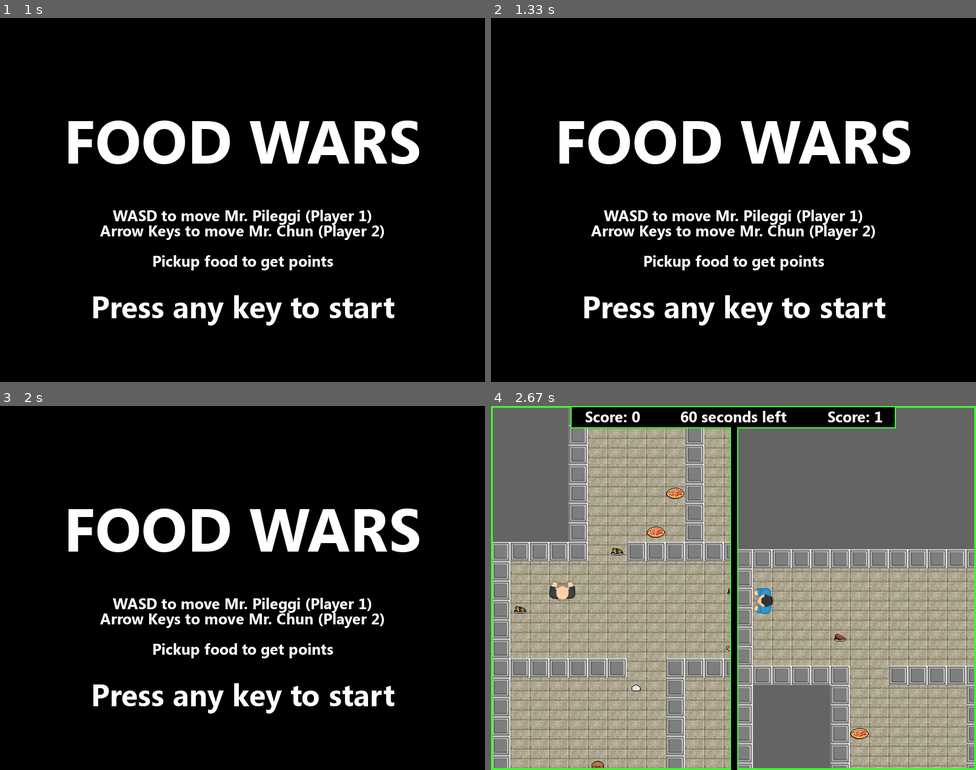
Above: before the commit, frames 1-4 (two rows, left to right).
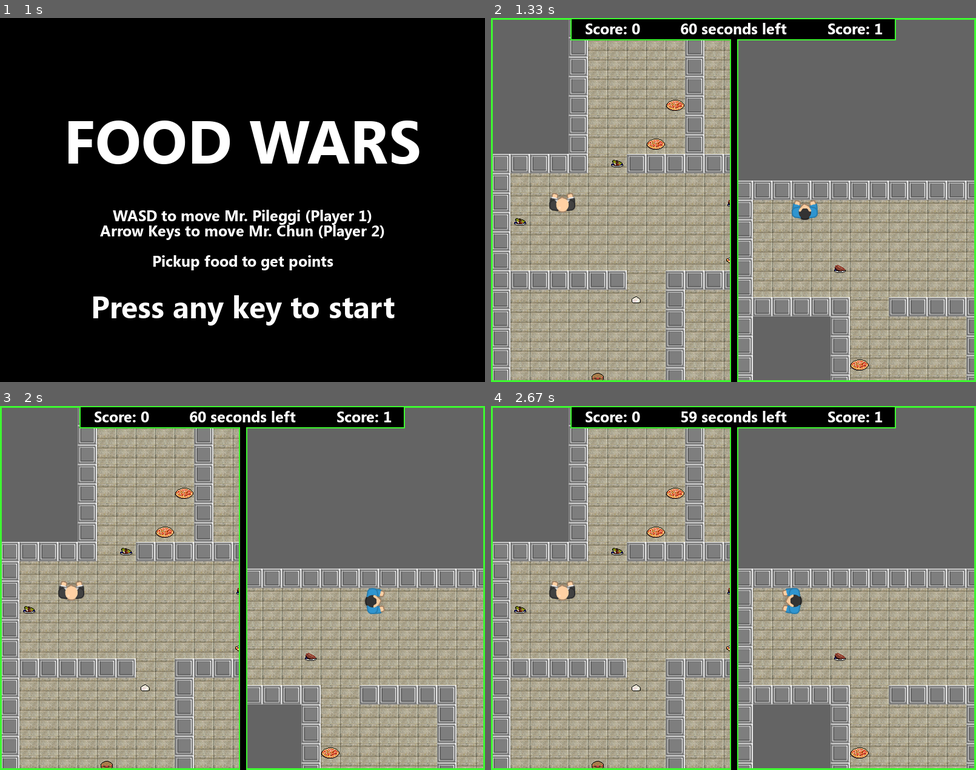
Above: after the commit, the same moments.

Repository: bly852/ICS3U1
Game: pygame game, started from (19.12.06) Culminating/game.py
The game is run twice, just before and just after one commit, with the same random seed, the same clock (stepped at 60 frames per second) and the same inputs.
Inputs:
- Up to frame 1 (1 s): tap Enter at 0.33 s; hold Right from 0.67 s (still down)
- Up to frame 2 (1.33 s): release Right at 1.13 s; hold Up from 1.17 s (still down)
- Up to frame 3 (2 s): release Up at 1.63 s; hold Right from 1.67 s (still down)
- Up to frame 4 (2.67 s): release Right at 2.13 s; hold Left from 2.17 s (still down)

Frame 1 is identical in both runs. In frame 2, 96% of the frame differs, in the area x 0-100%, y 0-100%; in frame 3, 96%; in frame 4, 8.3%.

Commit message:
QOL Changes

Diff:
--- a/(19.12.06) Culminating/game.py
+++ b/(19.12.06) Culminating/game.py
@@ -318,7 +318,7 @@
                 if event.type == QUIT:
                     waiting = False
                     self.quit()
-                if time.time() - start_time >= 2:
+                if time.time() - start_time >= 1:
                     # if escape is pressed quit the game, otherwise start new
                     # game
                     if event.type == KEYDOWN:
--- a/(19.12.06) Culminating/sprites.py
+++ b/(19.12.06) Culminating/sprites.py
@@ -110,13 +110,11 @@
             if (x > 0.05 or x < -0.05) and (y > 0.05 or y < -0.05):
                 self.velX += joystick.get_axis(1) * player_speed
                 self.velY -= joystick.get_axis(0) * player_speed
-            print (self.velX)
-            print (self.velY)
 
         # joystick control for player 2
         elif self.playerNum == 2:
             # joystick initialization
-            joystick = pygame.joystick.Joystick(0)
+            joystick = pygame.joystick.Joystick(1)
             joystick.init()
 
             x = joystick.get_axis(1)
